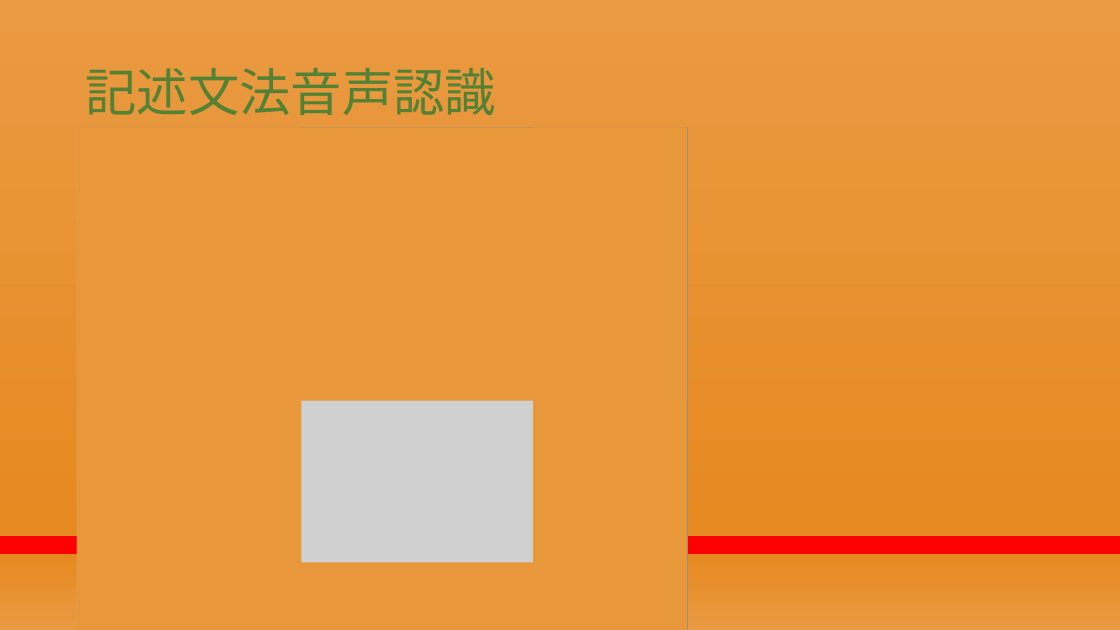
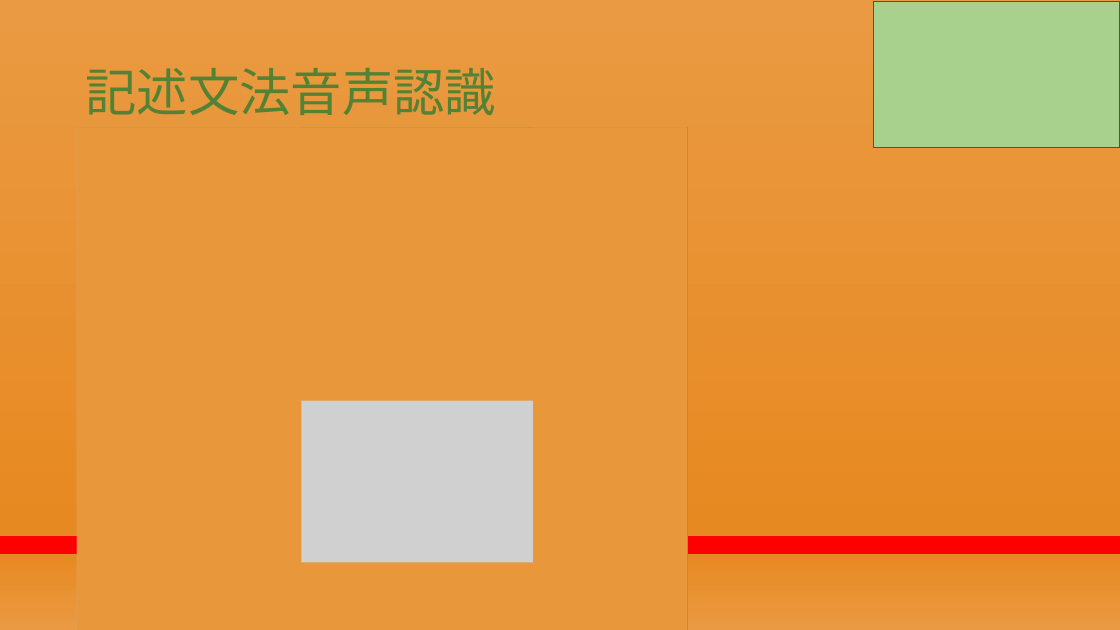
Before and after one commit to RikiishiSuzunosuke/AIspeaker_yosie, a slide deck: slide 6 of presentation/第二回プレゼン_アウトライン.pptx. Drawn at 1120x630 pixels with LibreOffice and Linux fonts; fonts in the diff are those of the drawing; grey boxes stand for pictures. Boxes give left, top, right and bottom in pixels: in the first picture for what was removed or moved away, otherwise in the second. Text is boxed around its words. In the diff, an @@ line names an element or a change of style, - is before the commit and + after.

```diff
--- a/presentation/第二回プレゼン_アウトライン.pptx
+++ b/presentation/第二回プレゼン_アウトライン.pptx
@@ rectangle added at bbox=[874, 2, 1120, 148], fill #A9D18E, outline #325491 1 pt @@
```
Also in this commit, not shown: 13 other slides changed, 2 slides added, 1 slide removed.
